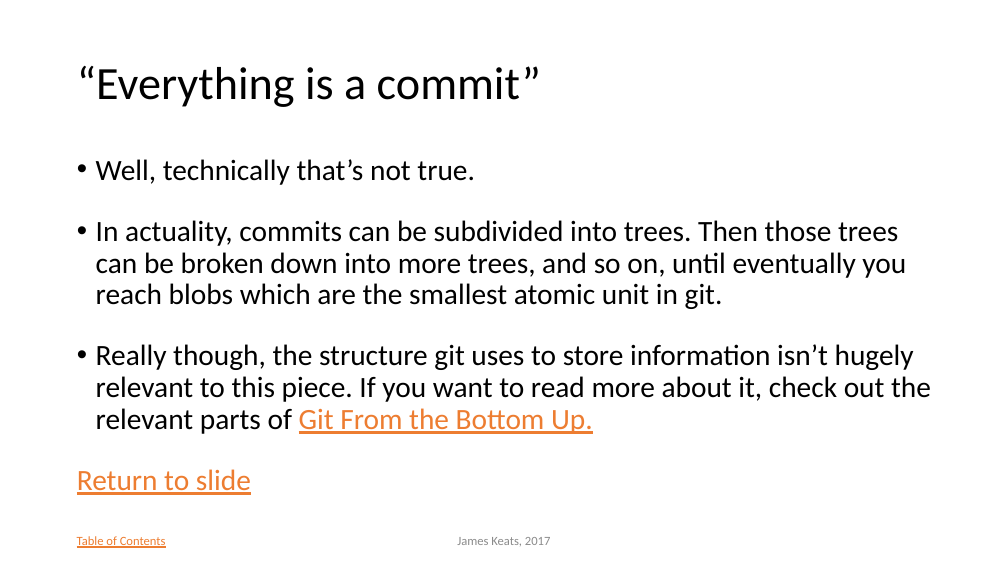
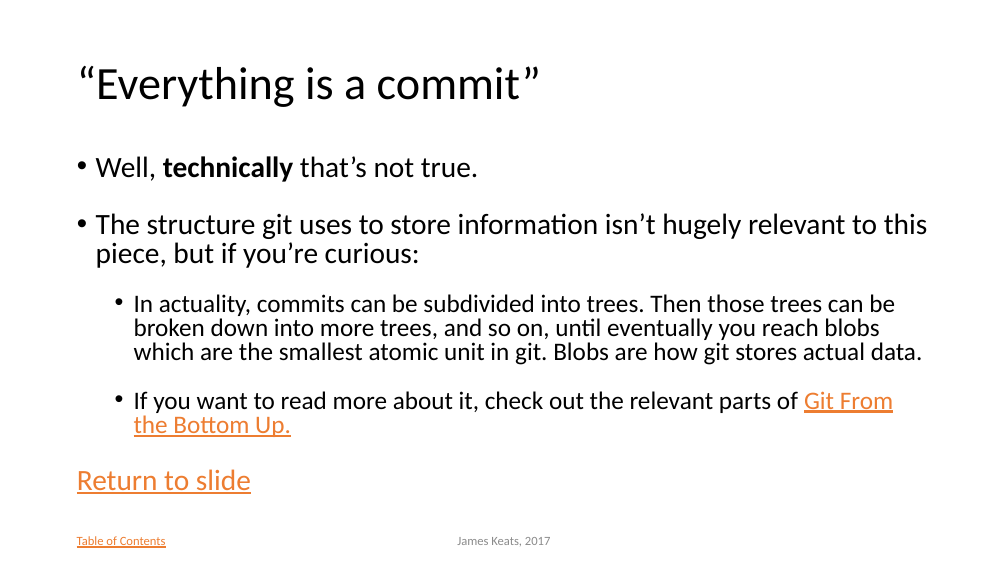
Before and after one commit to growlitheharpo/capstone-git-reference, a slide deck: slide 42 of Understanding Git.pptx. Drawn at 1008x567 pixels with LibreOffice and Linux fonts; fonts in the diff are those of the drawing; background and template pictures are left out. Boxes give left, top, right and bottom in pixels: in the first picture for what was removed or moved away, otherwise in the second. Text is boxed around its words. In the diff, an @@ line names an element or a change of style, - is before the commit and + after.

Commit message:
Rework commit footnote to more clearly indicate the relevancy of the information.

```diff
--- a/Understanding Git.pptx
+++ b/Understanding Git.pptx
@@ text at bbox=[77, 156, 478, 494]: bold on in "technically"; line spacing 0.9 to 0.8 @@
@@ text at bbox=[96, 213, 927, 437]: text changed; size 28 to 24 pt @@
-• In actuality, commits can be subdivided into trees. Then those trees can be broken down into more trees, and so on, until eventually you reach blobs which are the smallest atomic unit in git.
-• Really though, the structure git uses to store information isn’t hugely relevant to this piece. If you want to read more about it, check out the relevant parts of Git From the Bottom Up.
+• The structure git uses to store information isn’t hugely relevant to this piece, but if you’re curious:
+  • In actuality, commits can be subdivided into trees. Then those trees can be broken down into more trees, and so on, until eventually you reach blobs which are the smallest atomic unit in git. Blobs are how git stores actual data.
+  • If you want to read more about it, check out the relevant parts of Git From the Bottom Up.
```
